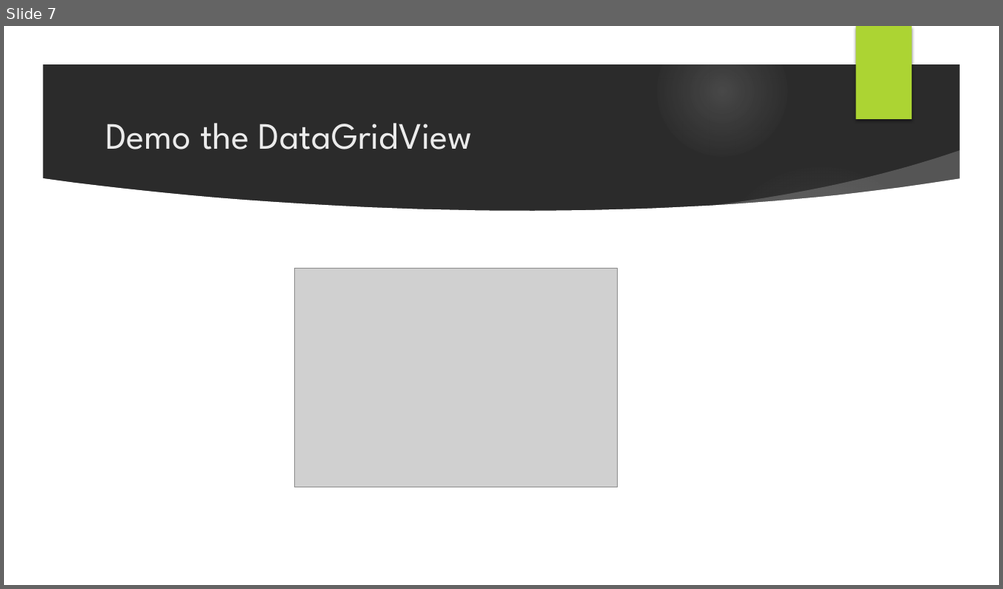
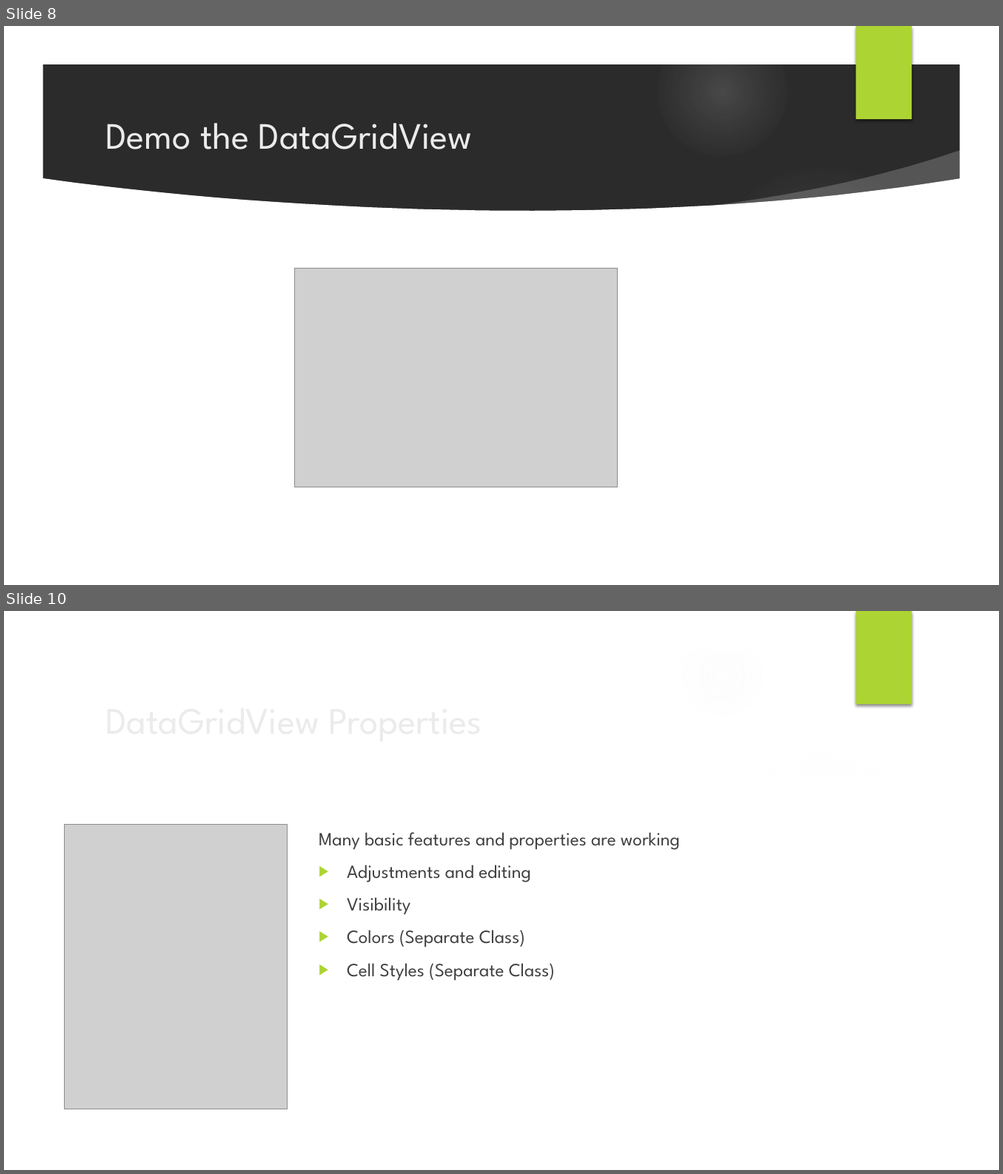
Before and after one commit to unipsycho/LabVIEWdotNetDataGrid, a slide deck: documentation/Project Overview - UserGroup Presentation.pptx. Shown one above the other, each under a label of ours: slide 7 before the commit, slides 8 and 10 after it; the slides between them are not shown. The pictures are 1003x589 and 1003x1174 pixels, drawn with LibreOffice and Linux fonts; fonts in the diff are those of the drawing; grey boxes stand for pictures; background and template pictures are left out; a plain dark background stands for a picture behind light text. Boxes give left, top, right and bottom in pixels: in the first picture for what was removed or moved away, otherwise in the second. Text is boxed around its words. In the diff, an @@ line names an element or a change of style, - is before the commit and + after.

```diff
--- a/documentation/Project Overview - UserGroup Presentation.pptx
+++ b/documentation/Project Overview - UserGroup Presentation.pptx
@@ slide 10 added at <box>4,611,999,1170</box>, background picture (left out); not listed: 9 template elements that a slide beside it also shows @@
@@ title added at <box>98,690,813,748</box>, 36 pt, text #EBEBEB @@
+DataGridView Properties
@@ picture added at <box>65,824,287,1109</box> @@
@@ text added at <box>318,832,680,981</box>, 18 pt, text #404040 @@
+Many basic features and properties are working
+▶ Adjustments and editing
+▶ Visibility
+▶ Colors (Separate Class)
+▶ Cell Styles (Separate Class)
@@ what was slide 7 is now slide 8 @@
```
Also in this commit, not shown: 2 slides changed, 6 other slides added.
